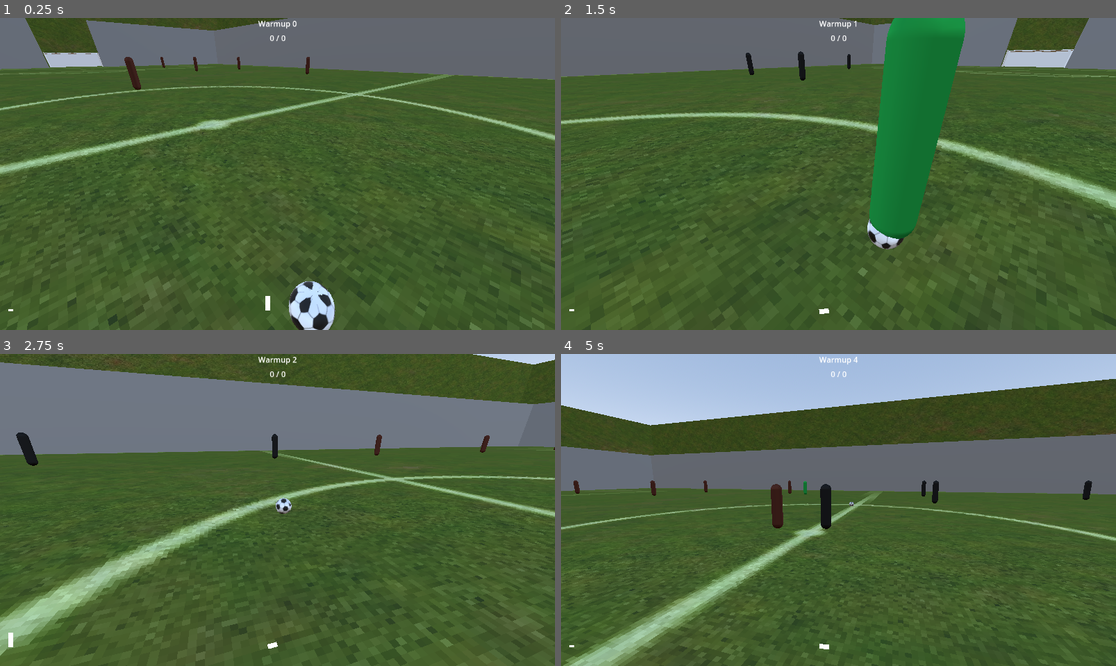
Above: before the commit, frames 1-4 (two rows, left to right).
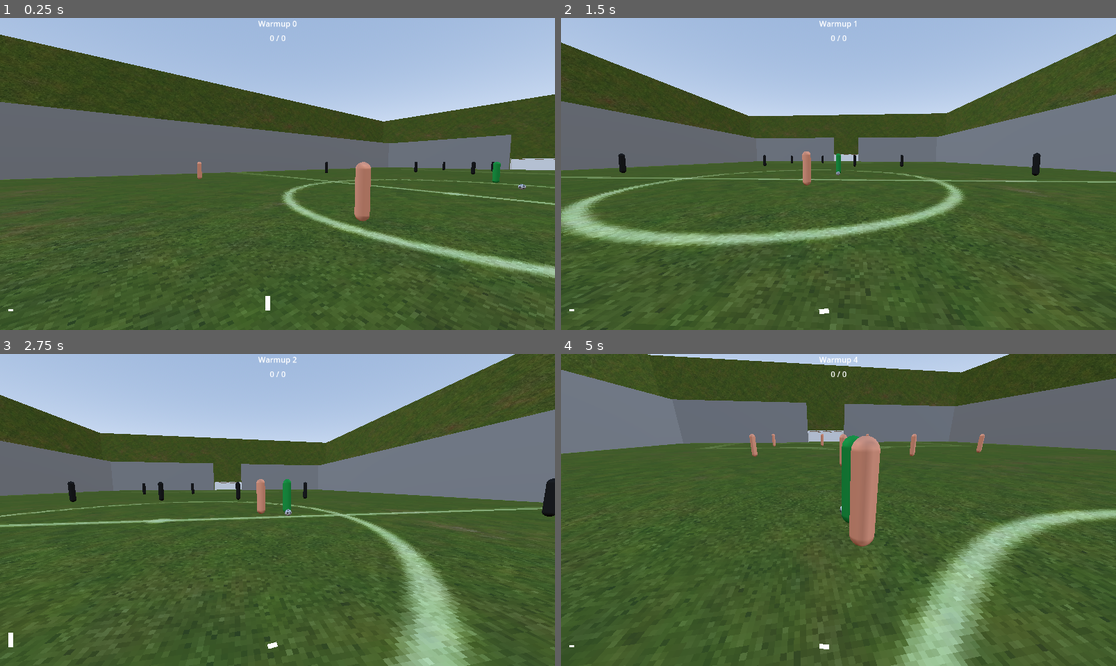
Above: after the commit, the same moments.

Repository: vasiltop/soccer-simulation
Game: Godot game, scene res://match/game.tscn
Same seed, same stepped clock (60 frames per second), same inputs: the game is played once before the commit and once after it.
Inputs (mouse positions are in pixels of both pictures, inside the frame that each line leads up to):
- Up to frame 1 (0.25 s): no input
- Up to frame 2 (1.5 s): tap Enter at 0.5 s; move the mouse to (866, 174) at 0.52 s; hold Right mouse button (pass) 0.53-1.28 s; hold W (up) from 0.53 s (still down); tap Space (jump) at 0.77 s; click (866, 174) at 0.8 s; move the mouse to (810, 174) at 1.27 s; click (810, 174) at 1.35 s
- Up to frame 3 (2.75 s): keep holding W (up); tap Space (jump) at 1.52 s; right-click (249, 510) at 1.55 s; move the mouse to (288, 503) at 2.02 s; hold Right mouse button (pass) from 2.03 s (still down); click (288, 503) at 2.3 s
- Up to frame 4 (5 s): keep holding W (up); move the mouse to (832, 516) at 2.77 s; release Right mouse button (pass) at 2.78 s; click (832, 516) at 2.85 s; tap Space (jump) at 3.02, 3.77, 4.52 s; right-click (832, 516) at 3.05 s; move the mouse to (877, 513) at 3.52 s; hold Shift (sprint) 3.53-4.28 s; click (877, 513) at 3.8 s; move the mouse to (794, 506) at 4.27 s; tap E (switch_movement) at 4.35 s; right-click (794, 506) at 4.55 s

The runs differ from the first frame. In frame 1, 47% of the frame differs, in the area x 0-100%, y 0-100%; in frame 2, 49%; in frame 3, 50%; in frame 4, 52%.

Commit message:
feat: add game loop

Diff:
--- a/match/game.gd
+++ b/match/game.gd
@@ -5,7 +5,7 @@
 @onready var timer_label: Label = $Timer
 @onready var score_label: Label = $Score
 @onready var ball: Ball = $Ball
-@onready var center_ball_position: Vector3 = ball.global_position
+@onready var center_ball_position: Vector3 = Vector3(1, 0.8, 0)
 @onready var goal_line_z: float = $GoalLineZ.global_position.z
 @onready var touch_line_x: float = $TouchLineX.global_position.x
 @onready var goal_0: Node3D = $Goal0
@@ -21,11 +21,14 @@
 
 const npc_player = preload("res://objects/npc_player/npc_player.tscn")
 const length: Dictionary = {
-	WARMUP: 1000,
-	LIVE: 300,
+	WARMUP: 5,
+	LIVE: 30,
 	HALF_TIME: 5,
 	END: 10,
 }
+
+var intermediate_timer: float = 5
+const INTERMEDIATE_TIME: float = 5
 
 var started: bool = false
 var state: int = WARMUP
@@ -36,6 +39,9 @@
 
 func _ready():
 	RenderingServer.set_debug_generate_wireframes(true)
+
+func get_center_pos():
+	return Vector3(0, 2, 0)
 
 func _input(event):
 	if event is InputEventKey and Input.is_key_pressed(KEY_P):
@@ -48,14 +54,23 @@
 	update_game_state(delta)
 
 func update_game_state(delta: float):
-	timer += delta
+	if intermediate_timer > INTERMEDIATE_TIME:
+		timer += delta
+		started = true
+
+	intermediate_timer += delta
 
 	if timer > length[state]:
 		match state:
 			WARMUP:
+				intermediate_timer = 0
+				started = false
 				state = LIVE
 				reset_field()
 			HALF_TIME:
+				intermediate_timer = 0
+				started = false
+				reset_field()
 				half_time_passed = true
 				state = LIVE
 			END:
@@ -72,9 +87,20 @@
 	score_label.text = "%d / %d" % [score[0], score[1]]
 
 func reset_field():
+	started = false
+
+	for team in teams:
+		team.reset_players()
+
+	get_team_on_side_one().players.pick_random().global_position = get_center_pos()
+
+
 	ball.global_position = center_ball_position
 	ball.linear_velocity = Vector3.ZERO
 	ball.angular_velocity = Vector3.ZERO
+
+func get_team_on_side_one() -> Team:
+	return teams[0] if teams[0].side == 1 else teams[1]
 
 func scored(goal: Goal):
 	score[goal.team] += 1
--- a/match/game.tscn
+++ b/match/game.tscn
@@ -647,7 +647,7 @@
 [node name="Players" type="Node" parent="."]
 
 [node name="Player" parent="Players" instance=ExtResource("1_0b30x")]
-transform = Transform3D(-1, 0, -8.74228e-08, 0, 1, 0, 8.74228e-08, 0, -1, 4.08518, 2.63795, -9.03885)
+transform = Transform3D(-1, 0, -8.74228e-08, 0, 1, 0, 8.74228e-08, 0, -1, 4.99633, 2.63795, 21.3633)
 soccer_position = "rb"
 
 [node name="CSGCombiner3D" type="CSGCombiner3D" parent="."]
--- a/match/team.gd
+++ b/match/team.gd
@@ -45,20 +45,25 @@
 func get_players() -> Array[Humanoid]:
 		return self.players
 
+func reset_players():
+	for p in players:
+		var pos: Vector2 = position_to_vector(p.soccer_position)
+		p.global_position = Vector3(pos.x * side, 2, pos.y * side)
+
 func position_to_vector(position: String) -> Vector2:
 
 	match position:
 		"st": return Vector2(0, 15)
 		"rw": return Vector2(25, 15)
 		"lw": return Vector2(-25, 15)
-		"rcm": return Vector2(15, 35)
-		"lcm": return Vector2(-15, 35)
-		"rm": return Vector2(25, 35)
-		"lm": return Vector2(-25, 35)
-		"rcb": return Vector2(15, 55)
-		"lcb": return Vector2(-15, 55)
-		"rb": return Vector2(25, 55)
-		"lb": return Vector2(-25, 55)
+		"rcm": return Vector2(5, 35)
+		"lcm": return Vector2(-5, 35)
+		"rm": return Vector2(15, 35)
+		"lm": return Vector2(-15, 35)
+		"rcb": return Vector2(5, 55)
+		"lcb": return Vector2(-5, 55)
+		"rb": return Vector2(15, 55)
+		"lb": return Vector2(-15, 55)
 	1
 	assert(false, "Invalid position string.")
 	return Vector2.ZERO
--- a/materials/brown.tres
+++ b/materials/brown.tres
@@ -1,4 +1,4 @@
 [gd_resource type="StandardMaterial3D" format=3 uid="uid://b6xbu4esdltb0"]
 
 [resource]
-albedo_color = Color(0.299903, 0.105951, 0.0130406, 1)
+albedo_color = Color(0.986864, 0.6359, 0.490837, 1)
--- a/objects/ball/ball.gd
+++ b/objects/ball/ball.gd
@@ -8,7 +8,7 @@
 const DRIBBLE_FORCE: float = 7
 const KICK_FORCE: float = 5
 const VELOCITY_BALL_FORCE_SLOWDOWN: float = 5.0
-const SHOT_HEIGHT: float = 4.0
+const SHOT_HEIGHT: float = 6.0
 const PASS_HEIGHT: float = 30.0
 const MIN_VELOCITY_AFFECT: float = 0.6
 
--- a/objects/humanoid.gd
+++ b/objects/humanoid.gd
@@ -34,7 +34,7 @@
 
 func stop_stun():
 	if stunned:
-		await get_tree().create_timer(1).timeout
+		await get_tree().create_timer(0.4).timeout
 		stunned = false
 
 func get_team() -> Team:
--- a/objects/npc_player/npc_player.gd
+++ b/objects/npc_player/npc_player.gd
@@ -2,26 +2,25 @@
 
 class_name NpcPlayer
 
-const SHOOT_DISTANCE = 40
-const TACKLE_DISTANCE = 3
-const STOP_DRIBBLE_RANGE = 13
-const ZONE_DISTANCE = 30
-const BALL_DIRECT_FOLLOW_DISTANCE = 8
+const SHOOT_DISTANCE_SHORT: float = 30
+const SHOOT_DISTANCE_LONG: float = 50
+const TACKLE_DISTANCE: float = 3
+const STOP_DRIBBLE_RANGE: float = 13
+const ZONE_DISTANCE: float = 30
+const BALL_DIRECT_FOLLOW_DISTANCE: float = 30
+const TIME_UNTIL_PASS: float = 0.3
 
 var black_mat = preload("res://materials/black.tres")
 var brown_mat = preload("res://materials/brown.tres")
 var green_mat = preload("res://materials/green.tres")
 
-# TODO: make the state switching less instant
-# TODO: make the players not give up on the ball
-# TODO: make the players avoid each other
-# TODO: fix the bug where they avoid the ball
+var pass_timer: float = 0
 
 func _ready():
-
-	MAX_RUN_SPEED = 8
+	MAX_RUN_SPEED = 7
 
 func _process(delta):
+	pass_timer += delta
 	super(delta)
 
 func _physics_process(delta):
@@ -32,8 +31,10 @@
 	else:
 		mi.set_surface_override_material(0, brown_mat)
 
+	apply_gravity(delta)
 	if stunned: return
-	apply_gravity(delta)
+	if not game.started: return
+
 
 	match get_team_state():
 		get_team().DEFENDING: defend(delta)
@@ -42,24 +43,31 @@
 	move_and_slide()
 
 func defend(delta: float):
-	print("Team %d is defending" % get_team().team_number)
-	print("team 0 is brown team 1 is black")
-	var defense_pos: Vector2 = get_team().position_to_vector(soccer_position) * get_team().side
-	var vec3_pos = Vector3(defense_pos.x, 1, defense_pos.y)
-
-	var co = get_closest_opponent()
-	if vec3_pos.distance_to(global_position) < ZONE_DISTANCE and co.global_position.distance_to(vec3_pos) < ZONE_DISTANCE and get_other_team().set_possession_player() == co:
-		travel_to_node(delta, co)
-		try_tackle(co)
-	else:
-		#TODO: make this better
-		travel_to_position(delta, vec3_pos)
-
-func mark_player(delta: float, mark: Humanoid):
-
-	var n = get_own_net()
-	var dir = get_direction_to_node(n)
-	travel_to_position(delta, mark.global_position + dir * 3)
+
+	if get_team().set_possession_player() == self:
+		travel_to_node(delta, ball)
+	else:
+		var defense_pos: Vector2 = get_team().position_to_vector(soccer_position) * get_team().side
+		var vec3_pos = Vector3(defense_pos.x, 1, defense_pos.y)
+
+		var co = get_closest_opponent()
+		if vec3_pos.distance_to(global_position) < ZONE_DISTANCE and co.global_position.distance_to(vec3_pos) < ZONE_DISTANCE and get_other_team().set_possession_player() == co:
+			travel_to_node(delta, co)
+			try_tackle(co)
+		else:
+			travel_to_position(delta, vec3_pos + Vector3(0, 0, distance_of_ball_from_my_half() * get_team().side * -1))
+
+func distance_of_ball_from_my_half() -> float:
+	var pos = ball.global_position
+
+	if not is_ball_on_opponent_side():
+		return 0
+	else:
+		return abs(pos.z)
+
+func is_ball_on_opponent_side() -> bool:
+	var side = get_team().side
+	return (side == 1 and ball.global_position.z < 0) or (side == -1 and ball.global_position.z > 0)
 
 func try_tackle(mark: Humanoid):
 	if can_tackle(mark):
@@ -67,18 +75,6 @@
 
 func can_tackle(mark: Humanoid) -> bool:
 	return get_distance_to_node(mark) < TACKLE_DISTANCE
-
-func get_man_to_mark() -> Humanoid:
-	var other_team: Array[Humanoid] = get_other_team().players
-	other_team.sort_custom(sort_closest)
-
-	for p in other_team:
-		if p.marked_by == null and p.soccer_position != "gk":
-			p.marked_by = self
-			return p
-
-	assert(false, "Nobody found to mark?")
-	return null
 
 func get_closest_opponent() -> Humanoid:
 	var other_team: Array[Humanoid] = get_other_team().players
@@ -111,8 +107,6 @@
 		for p in self.positions:
 			var distance_to_closest_opponent: float = player.get_other_team().get_closest_player_to_position(p).global_position.distance_to(p)
 			var distance_to_goal: float = player.get_opposing_net().global_position.distance_to(p)
-
-
 			# we want it to be as close to the goal
 			# and far from an enemy player, but we dont care too much about this
 			weights.append(-distance_to_goal + distance_to_closest_opponent / 4)
@@ -129,6 +123,22 @@
 			weights.append(-distance_to_closest_opponent)
 
 		return Util.get_max_index(weights)
+
+func is_direction_to_opposing_net_blocked() -> bool:
+	var c = get_other_team().get_closest_player_to_position(global_position)
+
+	var dir = get_direction_to_node(get_opposing_net())
+
+	dir = dir.rotated(Vector3.UP, deg_to_rad(-20))
+
+	for i in range(8):
+		dir = dir.rotated(Vector3.UP, deg_to_rad(5))
+		var r = raycast(global_position, global_position + dir * 10)
+
+		if r != null and r is Humanoid:
+			return true
+
+	return false
 
 func attack(delta: float):
 	if get_team().set_possession_player() == self:
@@ -138,7 +148,8 @@
 
 		var closest: Humanoid = get_closest_opponent()
 
-		if get_distance_to_node(closest) < STOP_DRIBBLE_RANGE:
+		if get_distance_to_node(closest) < STOP_DRIBBLE_RANGE and is_direction_to_opposing_net_blocked():
+
 			var available_passes: Array[Humanoid] = get_available_passes()
 			var positions: Array[Vector3] = []
 
@@ -151,7 +162,8 @@
 			var pw = PositionalWeight.new(positions, self)
 			var i = pw.get_most_favorable_pass_index()
 
-			if i < len(available_passes):
+			if i < len(available_passes) and pass_timer > TIME_UNTIL_PASS:
+				pass_timer = 0
 				pass_to_position(positions[i])
 			elif get_ball_distance() < BALL_DIRECT_FOLLOW_DISTANCE:
 				kick_direction = get_direction_to_position(positions[i])
@@ -210,26 +222,32 @@
 
 func try_shoot():
 	if can_shoot():
-		ball.kicked(self, get_direction_to_node(get_opposing_net()), 6, true)
+		ball.kicked(self, get_direction_to_node(get_opposing_net()), 9, true)
 
 func travel_to_node(delta: float, node: Node3D):
 	travel_to_position(delta, node.global_position)
 
 func can_shoot() -> bool:
-	return get_distance_to_attacking_net() < SHOOT_DISTANCE and get_ball_distance() < BALL_KICK_RANGE
+	return (not is_direction_to_opposing_net_blocked() and get_distance_to_attacking_net() < SHOOT_DISTANCE_LONG) or (get_distance_to_attacking_net() < SHOOT_DISTANCE_SHORT and get_ball_distance() < BALL_KICK_RANGE)
 
 func is_closest() -> bool:
 	return get_team().get_closest_player_to_ball() == self
 
 func travel_to_position(delta: float, pos: Vector3):
+
 	var dir: Vector3 = get_direction_to_position(pos)
+	var p = raycast(global_position, global_position + dir)
+
+	if p != null and p is Humanoid:
+		dir = dir.rotated(Vector3.UP, deg_to_rad(60))
+
 	velocity = dir * MAX_RUN_SPEED
 
 func pass_to_player(player: Humanoid):
 	if not can_kick(): return
 
 	kick_direction = get_direction_to_node(player)
-	ball.kicked(self, kick_direction, 8, false)
+	ball.kicked(self, kick_direction, 6, false)
 
 func pass_to_position(pos: Vector3):
 	if not can_kick(): return
